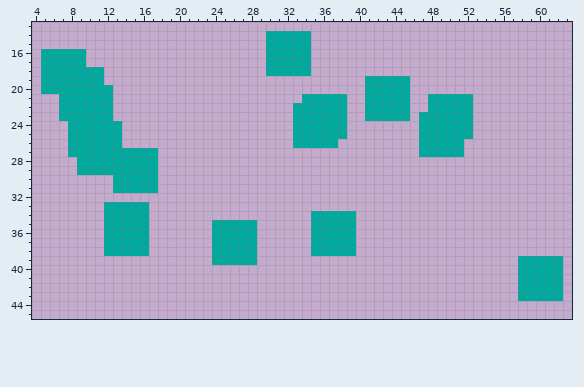
Pixel-art sprite: sprites/armoured_get_hit_spr/layers/627d5a40-0943-4ce3-8194-030c371e31be/9fbc0c92-8fab-4c10-86f8-df34b817223b.png. That is the earlier state.
The file is 64x64 pixels. Shown: x 4..63, y 13..45.
New version:
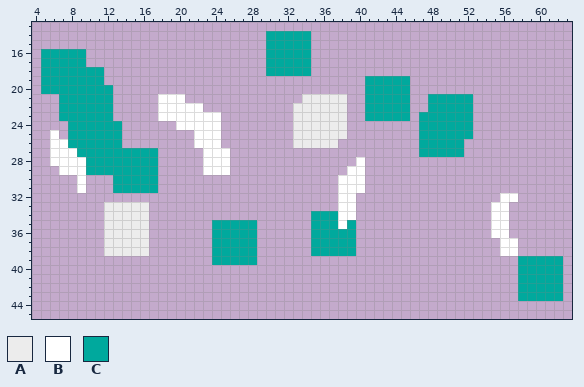
Palette (. is transparent): A #ececec  B #ffffff  C #00a99d
Changes in this commit:
@@ x 4..63 @@
 20 .CCCCCCCC............................CCCCC..................
-21 ...CCCCCC.....................CCCCC..CCCCC..CCCCC...........
-22 ...CCCCCC....................CCCCCC..CCCCC..CCCCC...........
-23 ...CCCCCC....................CCCCCC..CCCCC.CCCCCC...........
-24 ....CCCCCC...................CCCCCC........CCCCCC...........
-25 ....CCCCCC...................CCCCCC........CCCCCC...........
-26 ....CCCCCC...................CCCCC.........CCCCC............
-27 ....CCCCCCCCCC.............................CCCCC............
-28 .....CCCCCCCCC..............................................
-29 .....CCCCCCCCC..............................................
-30 .........CCCCC..............................................
-31 .........CCCCC..............................................
-32 ............................................................
-33 ........CCCCC...............................................
-34 ........CCCCC..................CCCCC........................
-35 ........CCCCC.......CCCCC......CCCCC........................
-36 ........CCCCC.......CCCCC......CCCCC........................
-37 ........CCCCC.......CCCCC......CCCCC........................
-38 ........CCCCC.......CCCCC......CCCCC........................
+21 ...CCCCCC.....BBB.............AAAAA..CCCCC..CCCCC...........
+22 ...CCCCCC.....BBBBB..........AAAAAA..CCCCC..CCCCC...........
+23 ...CCCCCC.....BBBBBBB........AAAAAA..CCCCC.CCCCCC...........
+24 ....CCCCCC......BBBBB........AAAAAA........CCCCCC...........
+25 ..B.CCCCCC........BBB........AAAAAA........CCCCCC...........
+26 ..BBCCCCCC........BBB........AAAAA.........CCCCC............
+27 ..BBBCCCCCCCCC.....BBB.....................CCCCC............
+28 ..BBBBCCCCCCCC.....BBB..............B.......................
+29 ...BBBCCCCCCCC.....BBB.............BB.......................
+30 .....B...CCCCC....................BBB.......................
+31 .....B...CCCCC....................BBB.......................
+32 ..................................BB................BB......
+33 ........AAAAA.....................BB...............BB.......
+34 ........AAAAA..................CCCBB...............BB.......
+35 ........AAAAA.......CCCCC......CCCBC...............BB.......
+36 ........AAAAA.......CCCCC......CCCCC...............BB.......
+37 ........AAAAA.......CCCCC......CCCCC................BB......
+38 ........AAAAA.......CCCCC......CCCCC................BB......
 39 ....................CCCCC.............................CCCCC.
Pixel boxes of the changes (left, top, right, bottom) in both pictures:
added: (158, 94, 230, 175)
changed: (293, 94, 365, 229)
changed: (50, 130, 149, 256)
added: (491, 193, 518, 256)
